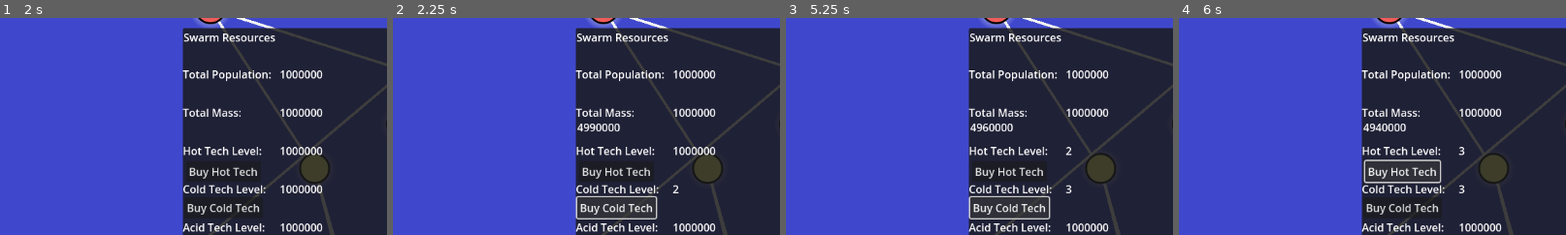
Above: before the commit, frames 1-4 (left to right).
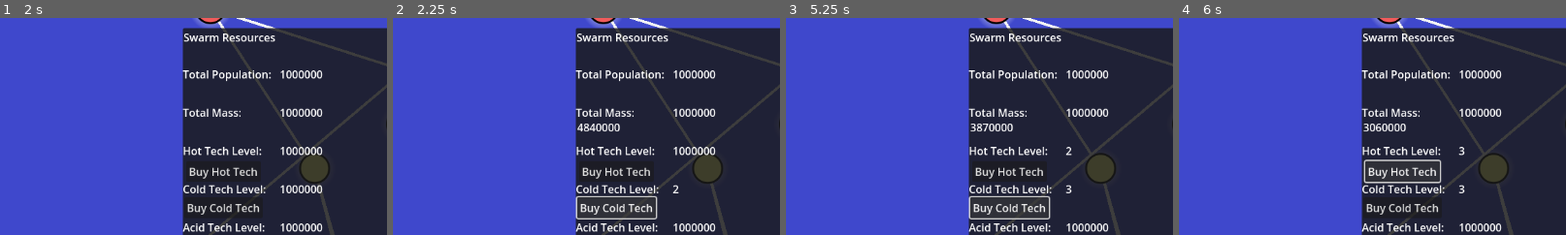
Above: after the commit, the same moments.

Repository: Jimmy-Jazz-x/StarGame
Game: Godot game, scene res://UI/MainMenu.tscn
Same seed, same stepped clock (60 frames per second), same inputs: the game is played once before the commit and once after it.
Inputs (mouse positions are % of the whole screen's width and height, from its top left):
- Up to frame 1 (2 s): click (50, 53) at 0.5 s; click "Robot Collective" at 1.25 s
- Up to frame 2 (2.25 s): click "Buy Cold Tech" at 2 s
- Up to frame 3 (5.25 s): click "Buy Hot Tech" at 2.75 s; click (78, 72) at 3.52 s; click (78, 72) at 4.27 s; click "Buy Cold Tech" at 5 s
- Up to frame 4 (6 s): click "Buy Hot Tech" at 5.75 s
The pictures show only the part of the screen within x 26-76%, y 48-98%; the shares and areas given below are measured in that part.

Frame 1 is identical in both runs. In frame 2, less than 0.1% of the frame differs, in the area x 49-53%, y 48-53%; in frame 3, 0.1%, in the area x 47-53%, y 48-53%; in frame 4, 0.1%.

Commit message:
Increased Cost

Diff:
--- a/Gameplay/ResourceBank.gd
+++ b/Gameplay/ResourceBank.gd
@@ -40,7 +40,7 @@
 	pass
 func buy_techlvl(metaString):
 	var lvl = get_meta(metaString)
-	var cost = lvl * 10000
+	var cost = (10000*(1+lvl) ** 4)
 	if Spend_Resource(cost):
 		set_techlvl(metaString,lvl+1)
 		get_node("PanelContainer/Panel/" + metaString).text = str(lvl+1)
Not shown: 1 places in SingleStar.tscn that only renumber resources
Not shown, changed: Textures/Node Selected.png.import
Not shown, changed: Textures/Node UI.png.import
Not shown, changed: Textures/UI.png.import
